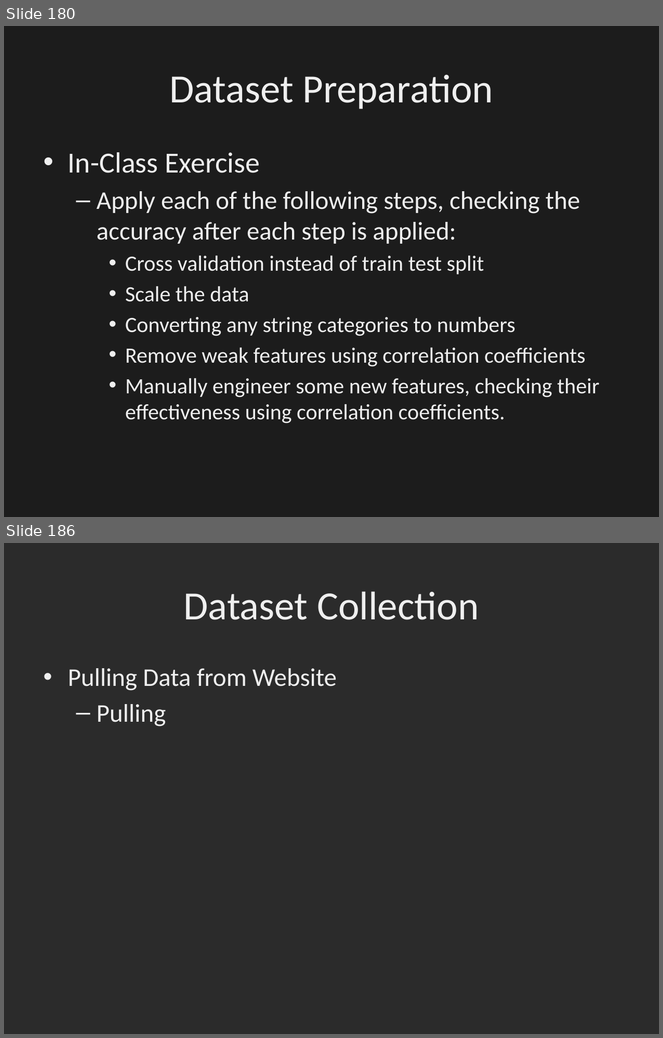
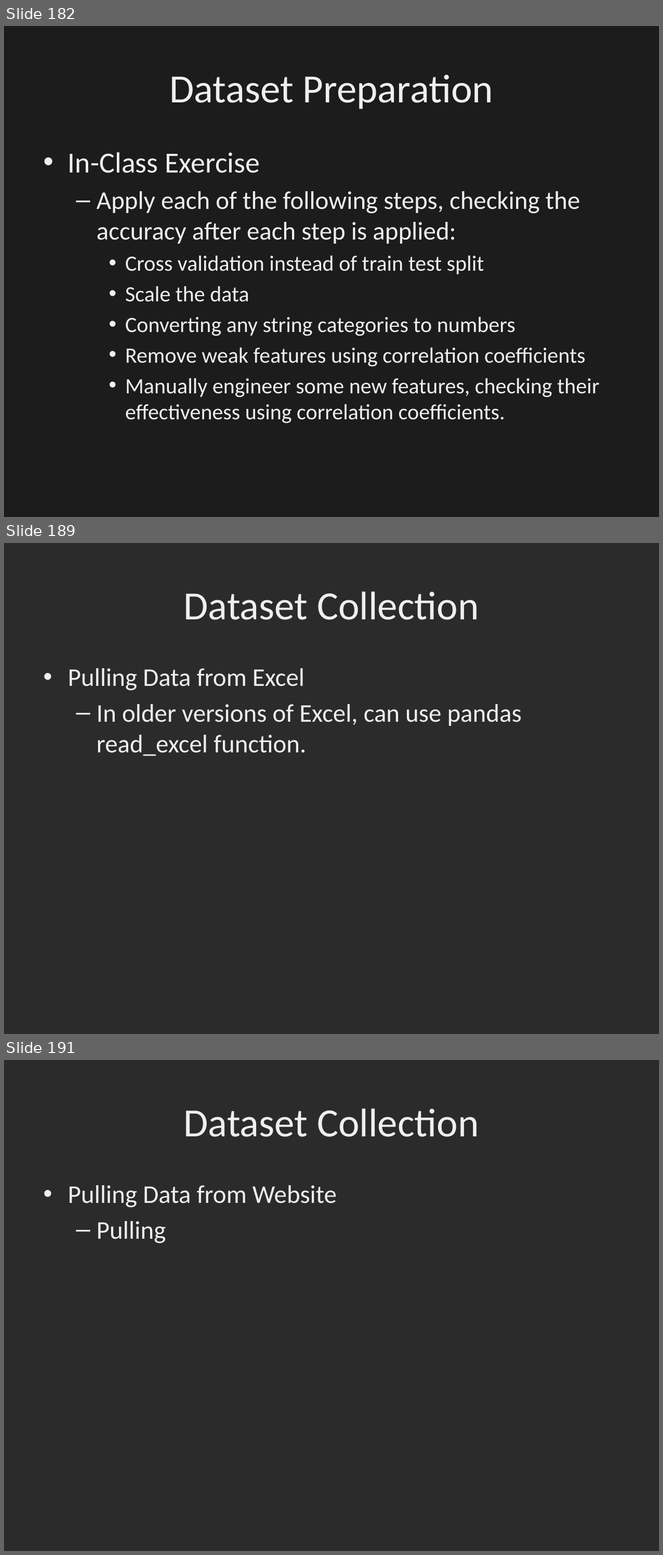
Before and after one commit to dbowmans46/PracticalProgramming, a slide deck: Session 7 - Python/Instructional Material/Session 7 - Python Brief Intro to Machine Learning with Scikit Learn.odp. Shown one above the other, each under a label of ours: slides 180 and 186 before the commit, slides 182, 189 and 191 after it; the slides between them are not shown. The pictures are 663x1038 and 663x1555 pixels, drawn with LibreOffice and Linux fonts; fonts in the diff are those of the drawing; background and template pictures are left out; a plain dark background stands for a picture behind light text. Boxes give left, top, right and bottom in pixels: in the first picture for what was removed or moved away, otherwise in the second. Text is boxed around its words. In the diff, an @@ line names an element or a change of style, - is before the commit and + after.

```diff
--- a/Session 7 - Python/Instructional Material/Session 7 - Python Brief Intro to Machine Learning with Scikit Learn.odp
+++ b/Session 7 - Python/Instructional Material/Session 7 - Python Brief Intro to Machine Learning with Scikit Learn.odp
@@ slide 189 added at <box>4,543,659,1034</box>, background picture (left out) @@
@@ title added at <box>184,591,479,620</box>, 44 pt, text #EFEFEF @@
+Dataset Collection
@@ text added at <box>68,668,522,756</box>, 28 pt, text #EFEFEF @@
+• Pulling Data from Excel
+  – In older versions of Excel, can use pandas read_excel function.
@@ what was slide 180 is now slide 182 @@
@@ what was slide 186 is now slide 191 @@
```
Also in this commit, not shown: 4 slides changed, 5 other slides added, 1 slide removed, 1 other file.
